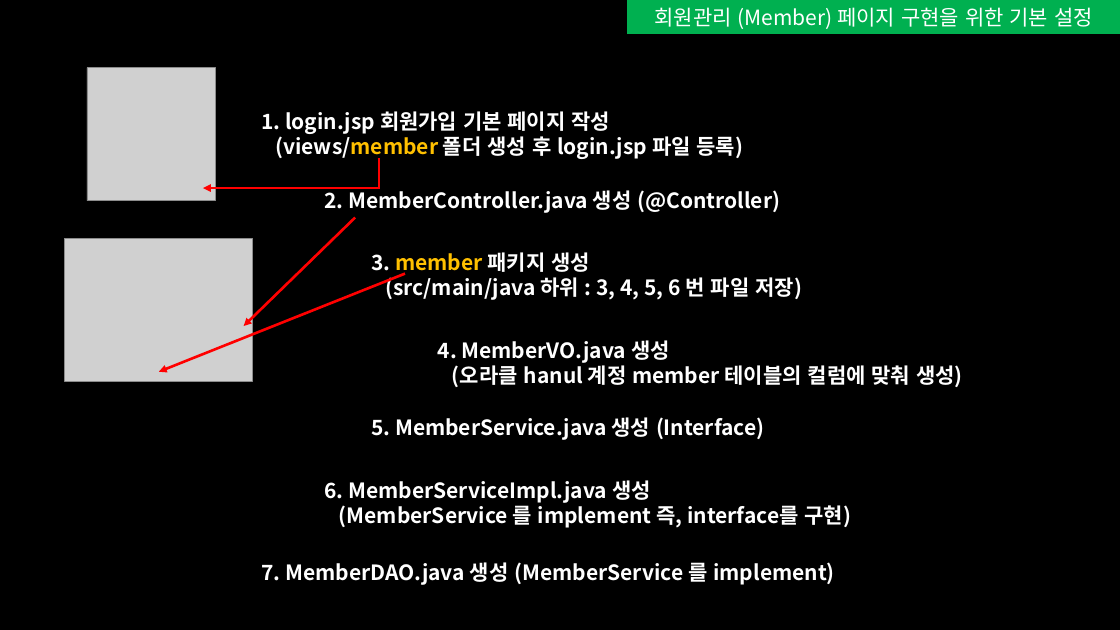
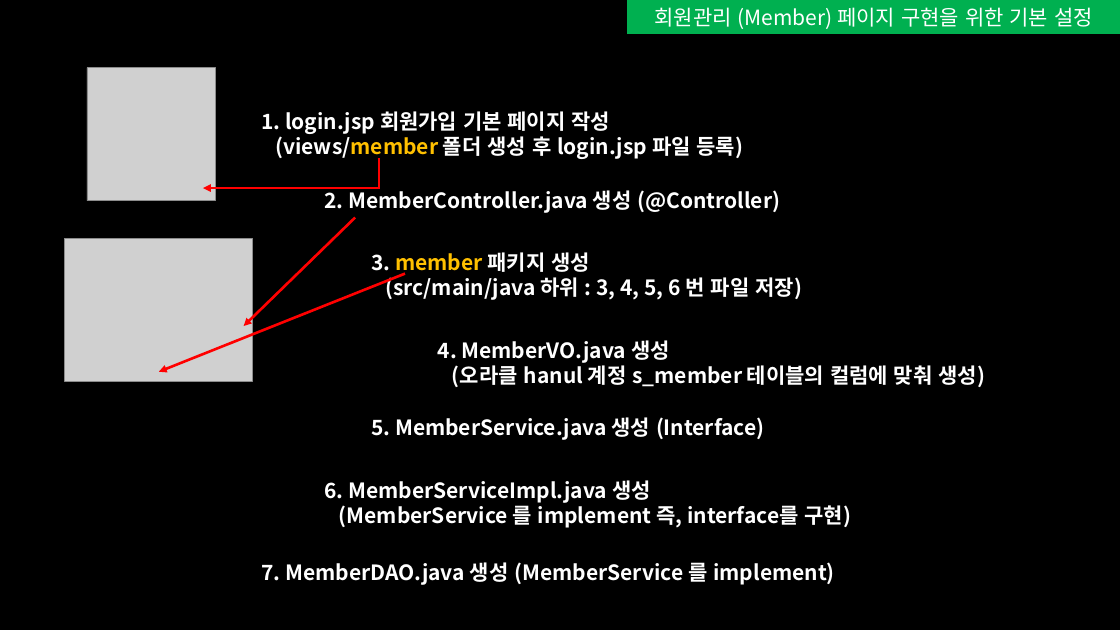
Before and after one commit to seonguk-choi/study_Spring, a slide deck: slide 4 of 문서자료/회원관리 페이지 구현.pptx. Drawn at 1120x630 pixels with LibreOffice and Linux fonts; fonts in the diff are those of the drawing; grey boxes stand for pictures. Boxes give left, top, right and bottom in pixels: in the first picture for what was removed or moved away, otherwise in the second. Text is boxed around its words. In the diff, an @@ line names an element or a change of style, - is before the commit and + after.

```diff
--- a/문서자료/회원관리 페이지 구현.pptx
+++ b/문서자료/회원관리 페이지 구현.pptx
@@ text at (452, 365, 985, 387): text changed @@
-(오라클 hanul 계정 member 테이블의 컬럼에 맞춰 생성)
+(오라클 hanul 계정 s_member 테이블의 컬럼에 맞춰 생성)
```
Also in this commit, not shown: 1 other slide changed, 10 slides added, 25 other files.
